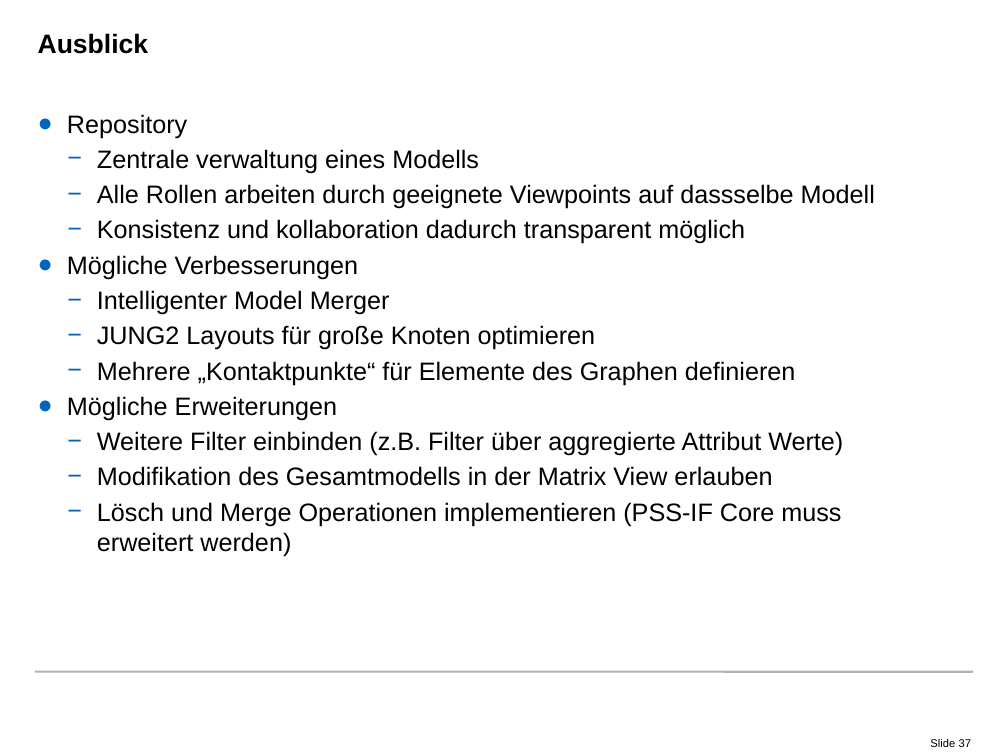
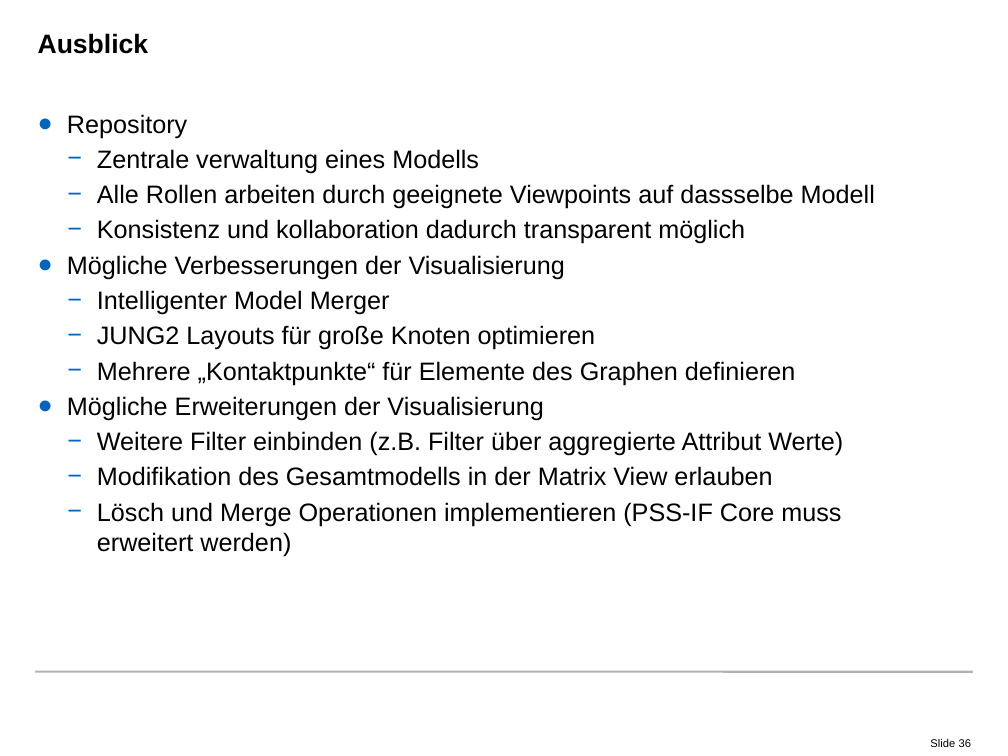
Before and after one commit to radke-tum/idp, a slide deck: slide 36 of pssif/doc/PSSIF.pptx (slide 37 before the commit). Drawn at 1008x756 pixels with LibreOffice and Linux fonts; fonts in the diff are those of the drawing; background and template pictures are left out. Boxes give left, top, right and bottom in pixels: in the first picture for what was removed or moved away, otherwise in the second. Text is boxed around its words. In the diff, an @@ line names an element or a change of style, - is before the commit and + after.

```diff
--- a/pssif/doc/PSSIF.pptx
+++ b/pssif/doc/PSSIF.pptx
@@ text at box(67, 255, 565, 279): text changed @@
-● Mögliche Verbesserungen
+● Mögliche Verbesserungen der Visualisierung
@@ text at box(67, 396, 543, 420): text changed @@
-● Mögliche Erweiterungen
+● Mögliche Erweiterungen der Visualisierung
@@ page number at box(930, 739, 971, 747): text changed @@
-Slide 37
+Slide 36
```
Also in this commit, not shown: 9 other slides changed, 1 slide removed.
